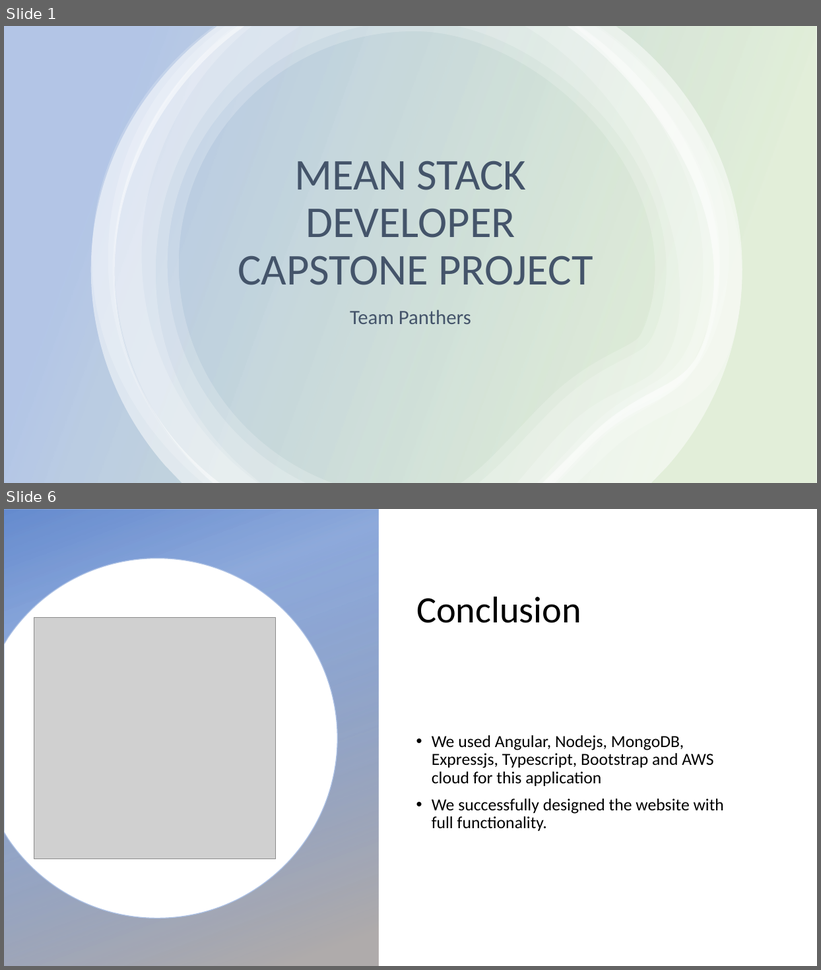
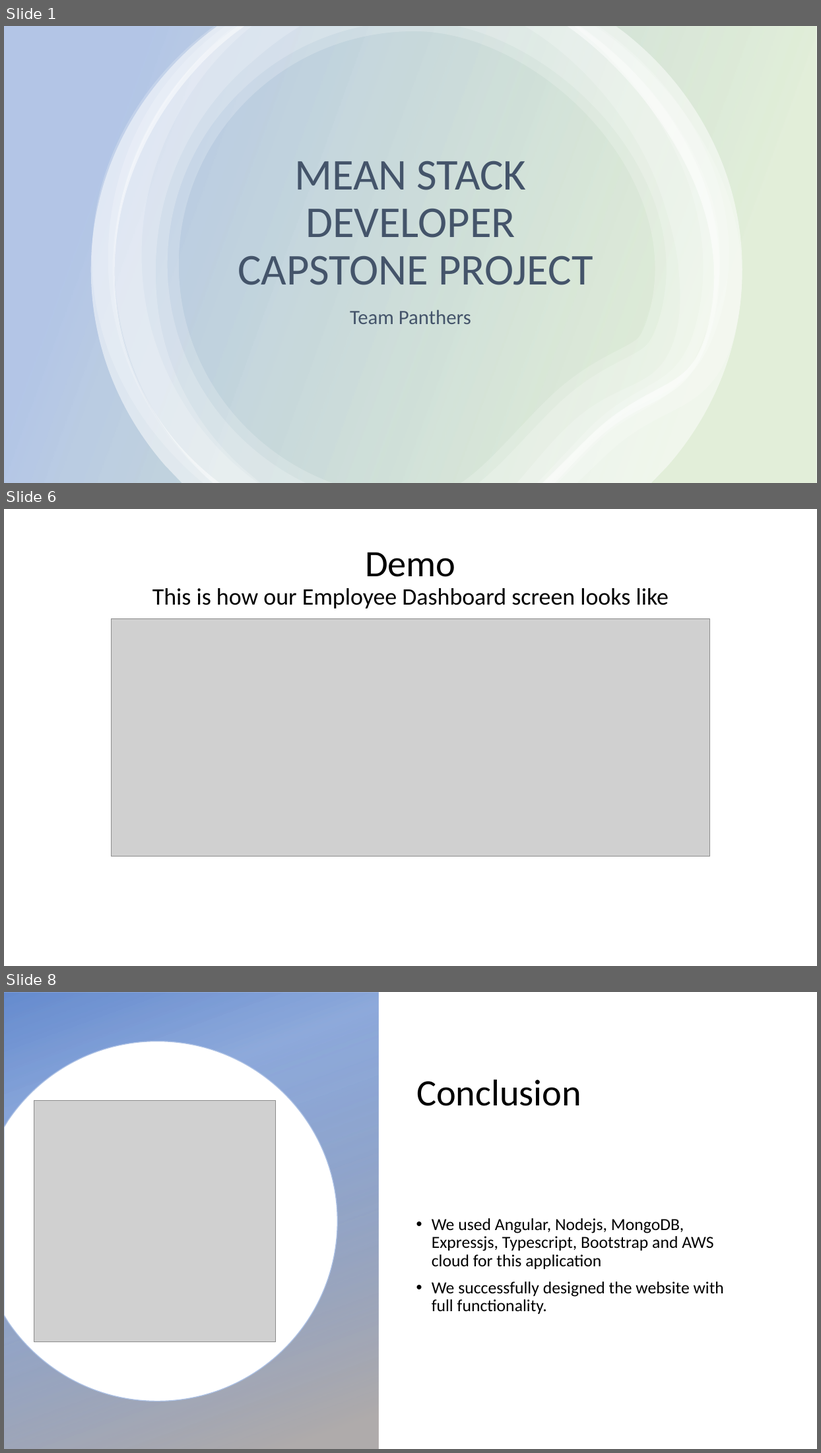
Before and after one commit to TCS-meanstack-16/Capstone-Project, a slide deck: Capstone Presentation.pptx. Shown one above the other, each under a label of ours: slides 1 and 6 before the commit, slides 1, 6 and 8 after it; the slides between them are not shown. The pictures are 821x970 and 821x1453 pixels, drawn with LibreOffice and Linux fonts; fonts in the diff are those of the drawing; grey boxes stand for pictures; background and template pictures are left out. Boxes give left, top, right and bottom in pixels: in the first picture for what was removed or moved away, otherwise in the second. Text is boxed around its words. In the diff, an @@ line names an element or a change of style, - is before the commit and + after.

```diff
--- a/Capstone Presentation.pptx
+++ b/Capstone Presentation.pptx
@@ slide 6 added at (4,509,817,966), background #FFFFFF @@
@@ title added at (152,552,669,609), 28 pt, text #000000 @@
+Demo
+This is how our Employee Dashboard screen looks like
@@ picture added at (112,619,710,857) @@
@@ what was slide 6 is now slide 8 @@
```
Also in this commit, not shown: 3 slides changed, 1 other slide added, 1 other file.
